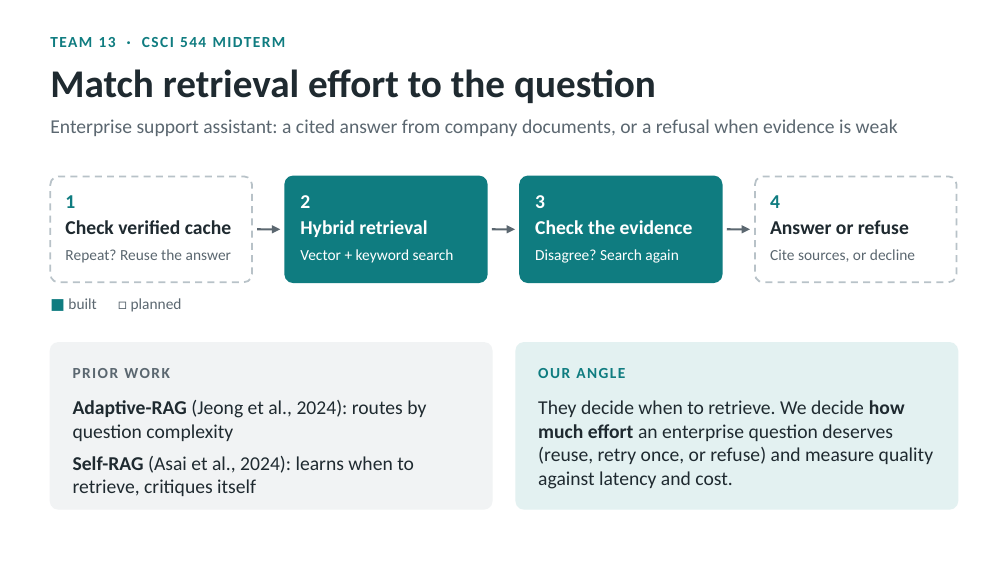
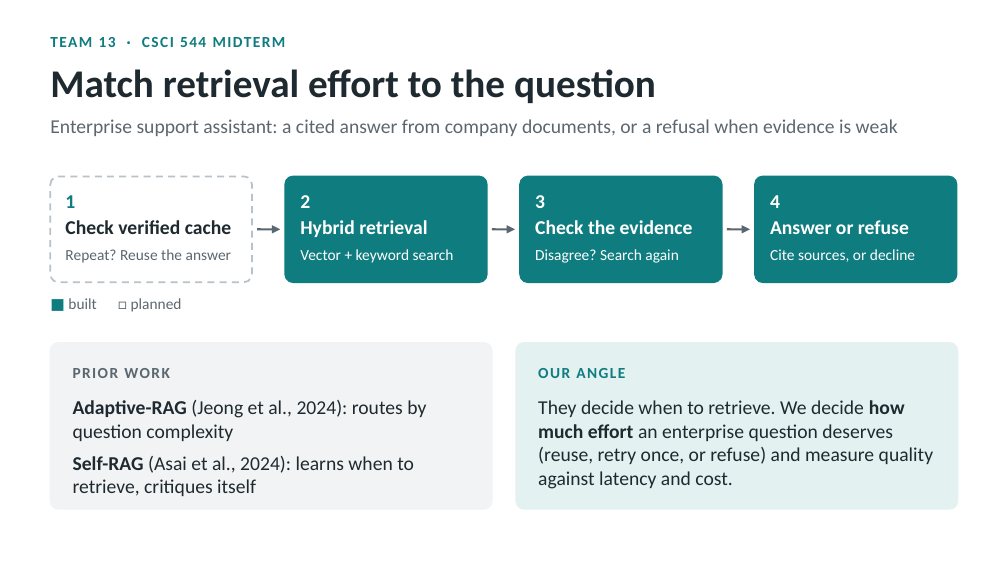
Before and after one commit to Soorya2201/adaptive-enterprise-rag, a slide deck: slide 1 of docs/presentation/Team13-Midterm-v2.pptx. Drawn at 1008x567 pixels with LibreOffice and Linux fonts; fonts in the diff are those of the drawing. Boxes give left, top, right and bottom in pixels: in the first picture for what was removed or moved away, otherwise in the second. Text is boxed around its words. In the diff, an @@ line names an element or a change of style, - is before the commit and + after.

```diff
--- a/docs/presentation/Team13-Midterm-v2.pptx
+++ b/docs/presentation/Team13-Midterm-v2.pptx
@@ rounded rectangle at (x1=755, y1=176, x2=957, y2=282): fill #FFFFFF to #0F7C80; outline #B8C2C8 1.25 pt dashed to #0F7C80 1.25 pt @@
@@ text "4" at (x1=770, y1=195, x2=780, y2=208): text colour #0F7C80 to #FFFFFF @@
@@ text "Answer or refuse" at (x1=770, y1=220, x2=909, y2=234): text colour #1F2A30 to #FFFFFF @@
@@ text "Cite sources, or decline" at (x1=770, y1=249, x2=915, y2=262): text colour #5B6770 to #FFFFFF @@
```
Also in this commit, not shown: 1 other slide changed, 2 other files.
